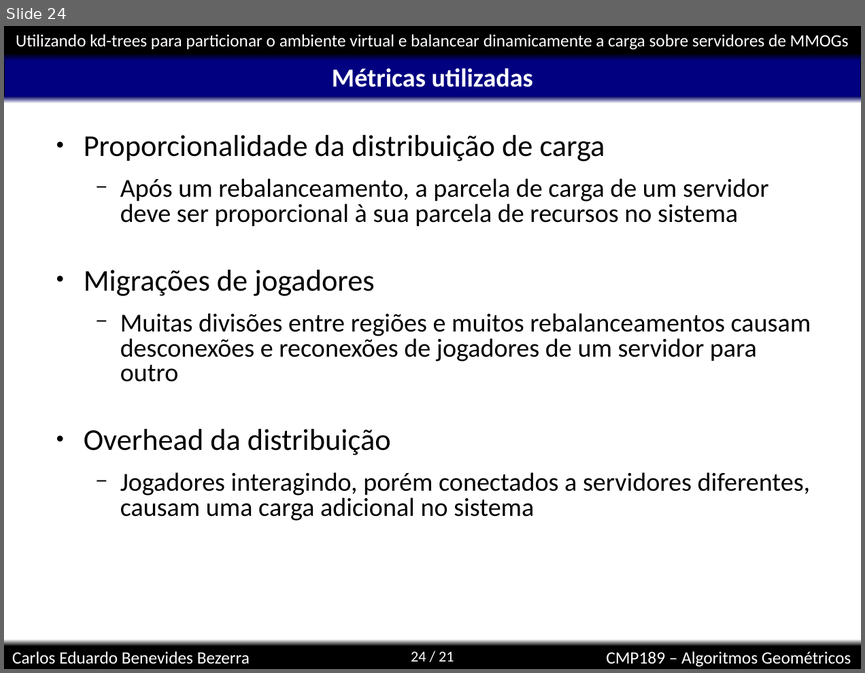
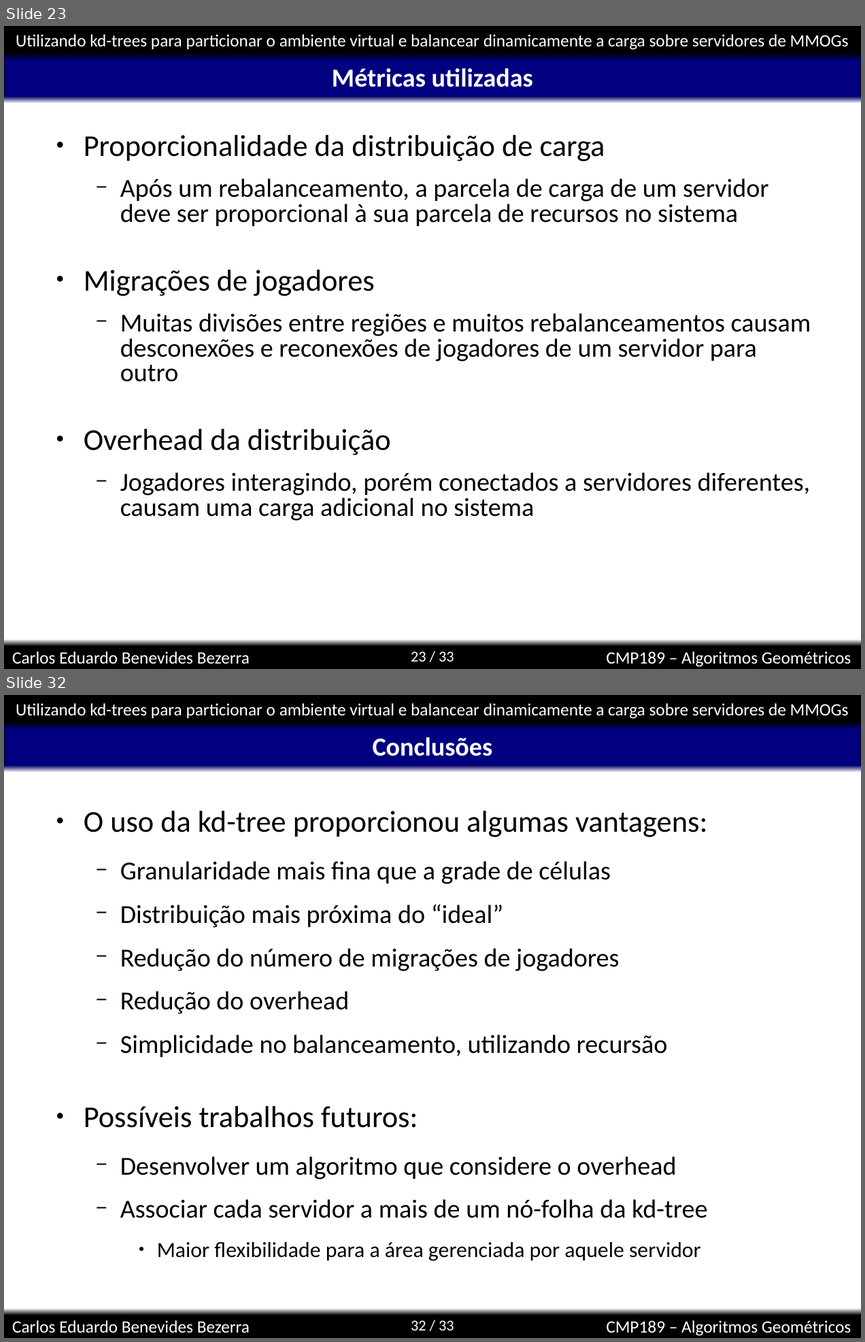
Before and after one commit to kdubezerra/kdubezerra, a slide deck: disciplinas/cmp189/apresentacaoTrabalhoFinal.ppt. Shown one above the other, each under a label of ours: slide 24 before the commit, slides 23 and 32 after it; the slides between them are not shown. The pictures are 865x673 and 865x1342 pixels, drawn with LibreOffice and Linux fonts; fonts in the diff are those of the drawing; background and template pictures are left out. Boxes give left, top, right and bottom in pixels: in the first picture for what was removed or moved away, otherwise in the second. Text is boxed around its words. In the diff, an @@ line names an element or a change of style, - is before the commit and + after.

```diff
--- a/disciplinas/cmp189/apresentacaoTrabalhoFinal.ppt
+++ b/disciplinas/cmp189/apresentacaoTrabalhoFinal.ppt
@@ slide 32 added at (4,695,861,1338), background #FFFFFF; not listed: 8 template elements that a slide beside it also shows @@
@@ title added at (373,737,493,756), 24 pt, text #FFFFFF, bold @@
+Conclusões
@@ text added at (84,811,707,1261), 24 pt, text #000000 @@
+● O uso da kd-tree proporcionou algumas vantagens:
+  − Granularidade mais fina que a grade de células
+  − Distribuição mais próxima do “ideal”
+  − Redução do número de migrações de jogadores
+  − Redução do overhead
+  − Simplicidade no balanceamento, utilizando recursão
+● Possíveis trabalhos futuros:
+  − Desenvolver um algoritmo que considere o overhead
+  − Associar cada servidor a mais de um nó-folha da kd-tree
+    ● Maior flexibilidade para a área gerenciada por aquele servidor
@@ what was slide 24 is now slide 23 @@
@@ page number at (411,651,454,661): text changed @@
-24 / 21
+23 / 33
```
Also in this commit, not shown: 8 slides changed, 1 other slide added, 1 slide removed.
